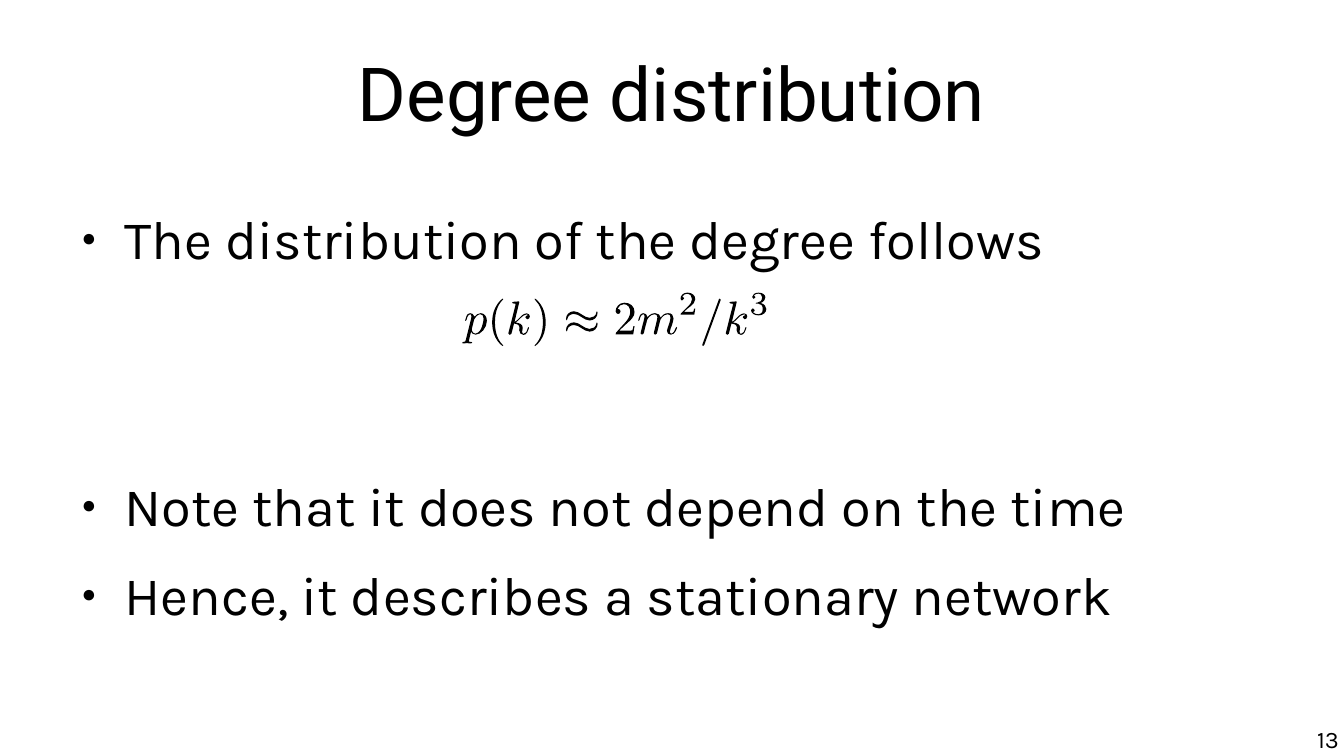
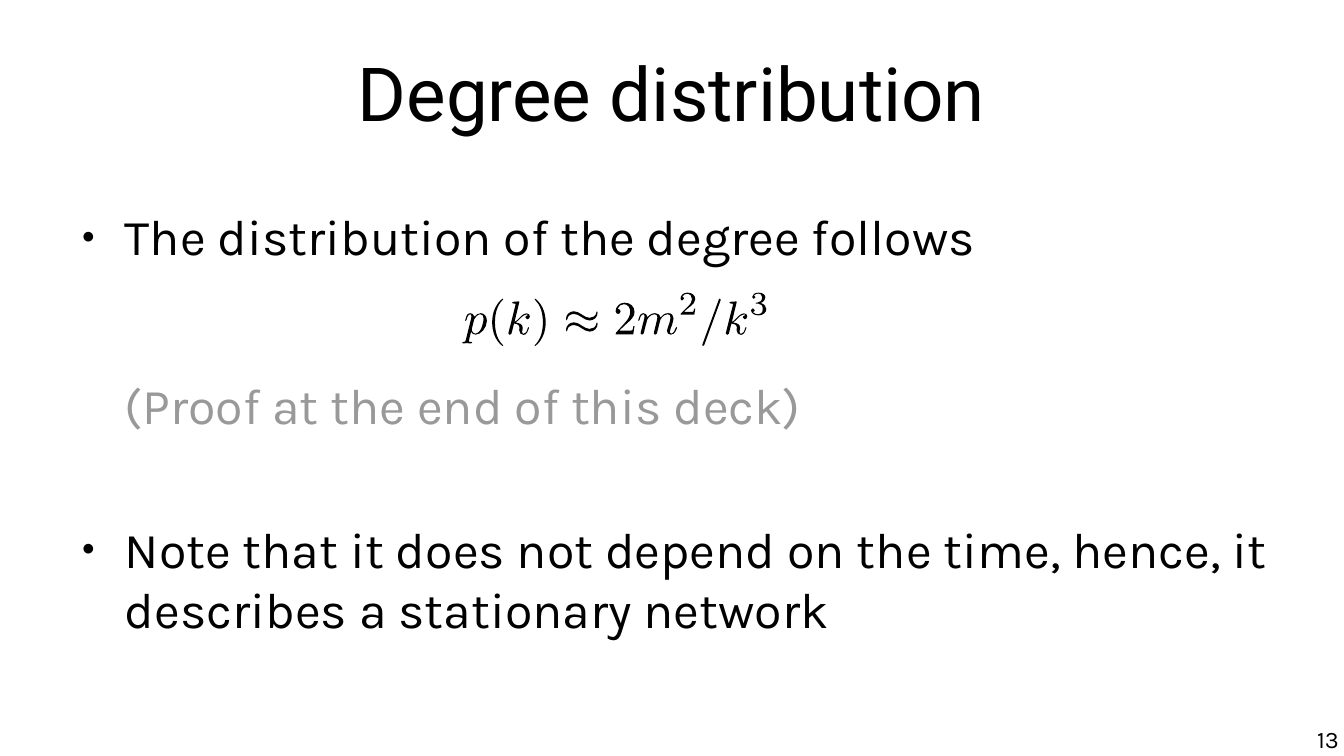
Before and after one commit to chatox/networks-science-course, a slide deck: slide 13 of theory/odp/tt17-preferential_attachment_degree.odp. Drawn at 1344x756 pixels with LibreOffice and Linux fonts; fonts in the diff are those of the drawing. Boxes give left, top, right and bottom in pixels: in the first picture for what was removed or moved away, otherwise in the second. Text is boxed around its words. In the diff, an @@ line names an element or a change of style, - is before the commit and + after.

Commit message:
proof in the end

```diff
--- a/theory/odp/tt17-preferential_attachment_degree.odp
+++ b/theory/odp/tt17-preferential_attachment_degree.odp
@@ text at [125,220,975,267]: size 32 to 29.6 pt in "The distribution of the degree follows" @@
@@ text at [125,388,1266,640]: text changed; size 32 to 29.6 pt @@
-● Note that it does not depend on the time
-● Hence, it describes a stationary network
+(Proof at the end of this deck)
+● Note that it does not depend on the time, hence, it describes a stationary network
```
Also in this commit, not shown: 4 other slides changed, 1 other file.
